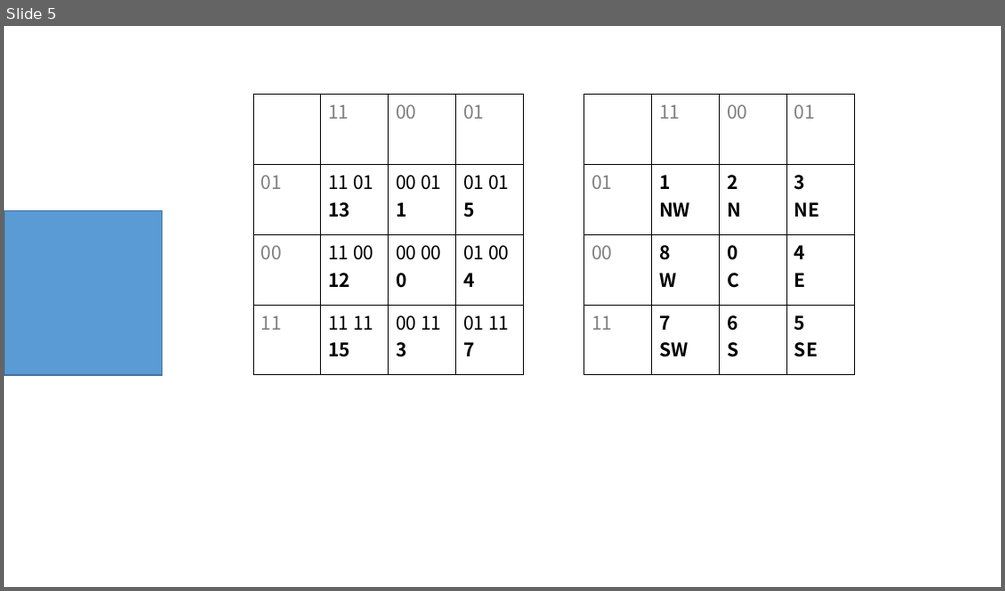
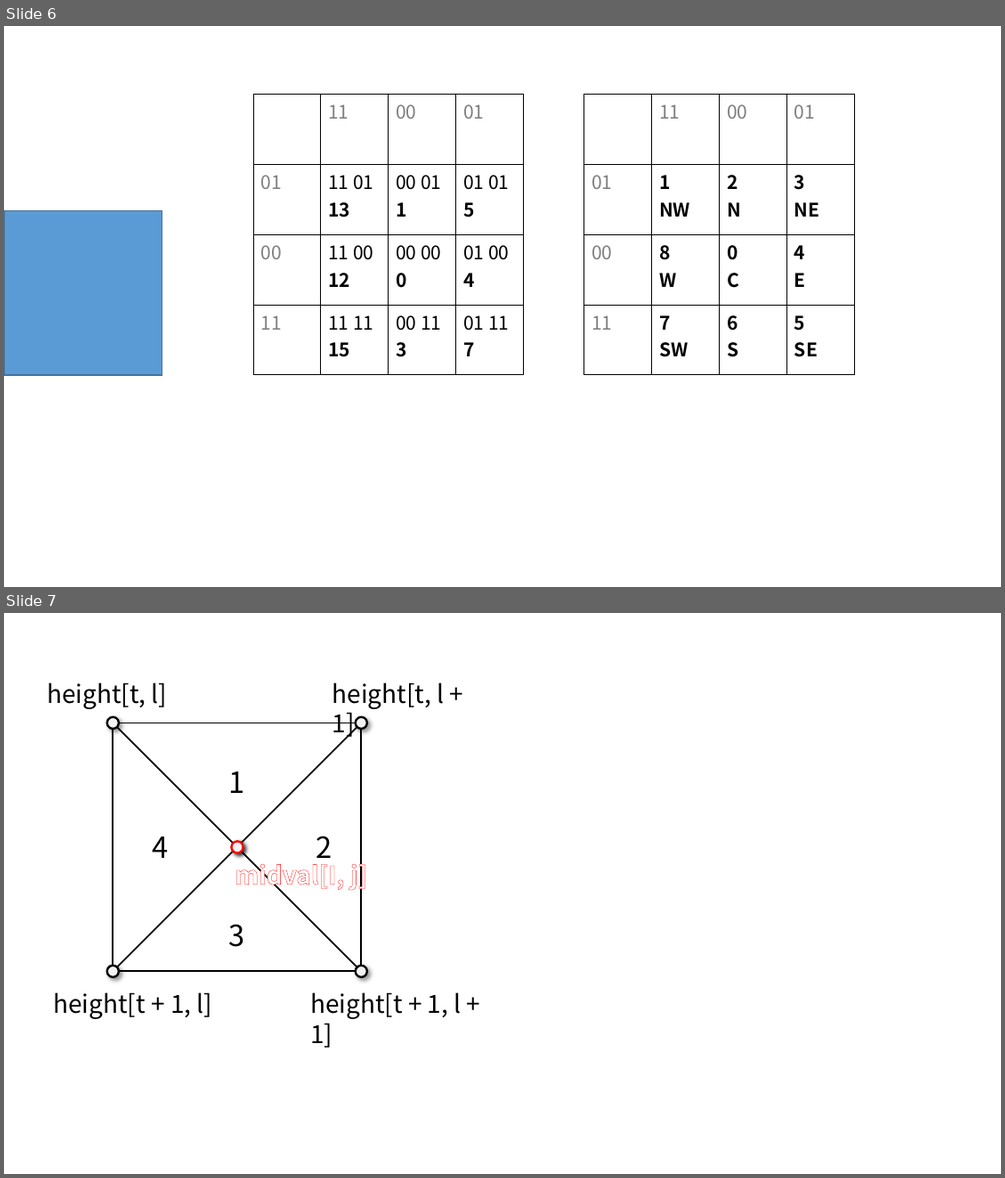
Before and after one commit to ijrys/WorldCreater, a slide deck: Docs/Technology.pptx. Shown one above the other, each under a label of ours: slide 5 before the commit, slides 6 and 7 after it. The pictures are 1005x591 and 1005x1178 pixels, drawn with LibreOffice and Linux fonts; fonts in the diff are those of the drawing. Boxes give left, top, right and bottom in pixels: in the first picture for what was removed or moved away, otherwise in the second. Text is boxed around its words. In the diff, an @@ line names an element or a change of style, - is before the commit and + after.

```diff
--- a/Docs/Technology.pptx
+++ b/Docs/Technology.pptx
@@ slide 7 added at (4,613,1001,1174), background #FFFFFF @@
@@ text added at (47,682,167,709), 24 pt, text #000000 @@
+height[t, l]
@@ text added at (332,682,444,739), 24 pt, text #000000 @@
+height[t, l + 1]
@@ ellipse added at (107,717,119,729), fill #F2F2F2, outline #000000 2 pt @@
@@ ellipse added at (356,717,367,729), fill #F2F2F2, outline #000000 2 pt @@
@@ rectangle added at (113,723,362,971), outline #000000 1.5 pt @@
@@ line added from (113, 723) to (362, 971), #000000 1.5 pt @@
@@ line added from (362, 723) to (113, 971), #000000 1.5 pt @@
@@ text added at (228,771,244,793), 28 pt, text #000000 @@
+1
@@ text added at (152,836,168,858), 28 pt, text #000000 @@
+4
@@ ellipse added at (231,841,243,853), fill #F2F2F2, outline #FF0000 2 pt @@
@@ text added at (316,835,332,866), 28 pt, text #000000 @@
+2
@@ text added at (235,859,367,891), 24 pt, text #FFFFFF, bold @@
+midval[I, j]
@@ text added at (228,924,244,947), 28 pt, text #000000 @@
+3
@@ ellipse added at (107,965,119,977), fill #F2F2F2, outline #000000 2 pt @@
@@ ellipse added at (356,965,367,977), fill #F2F2F2, outline #000000 2 pt @@
@@ text added at (53,992,212,1019), 24 pt, text #000000 @@
+height[t + 1, l]
@@ text added at (310,992,461,1047), 24 pt, text #000000 @@
+height[t + 1, l + 1]
@@ what was slide 5 is now slide 6 @@
```
Also in this commit, not shown: 2 slides changed, 2 other slides added, 27 other files.
